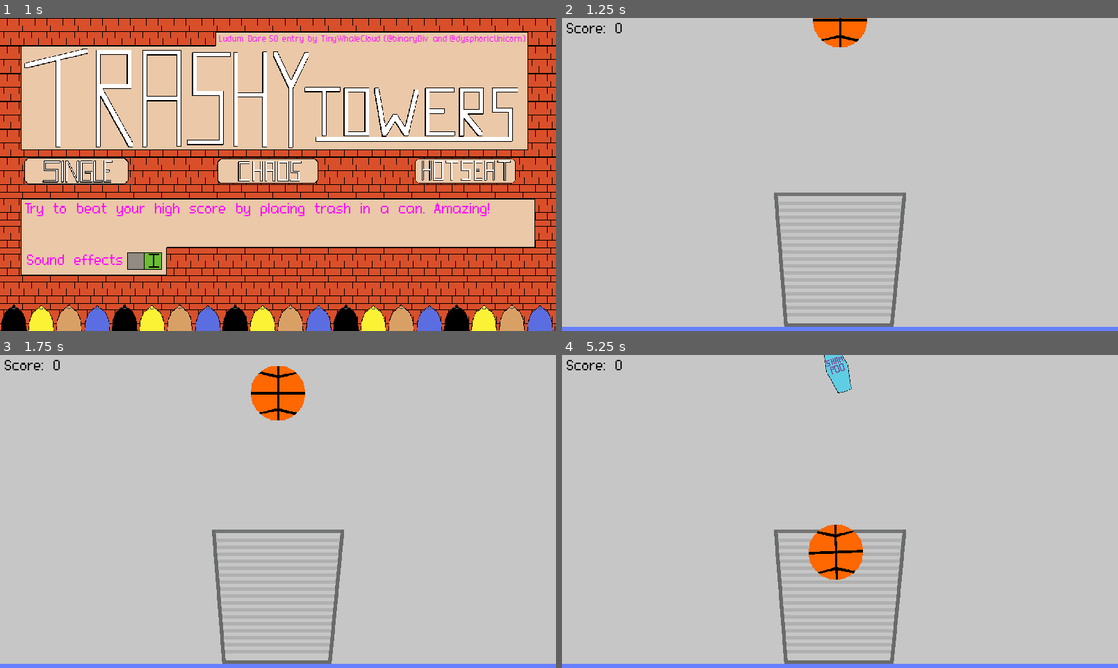
Above: before the commit, frames 1-4 (two rows, left to right).
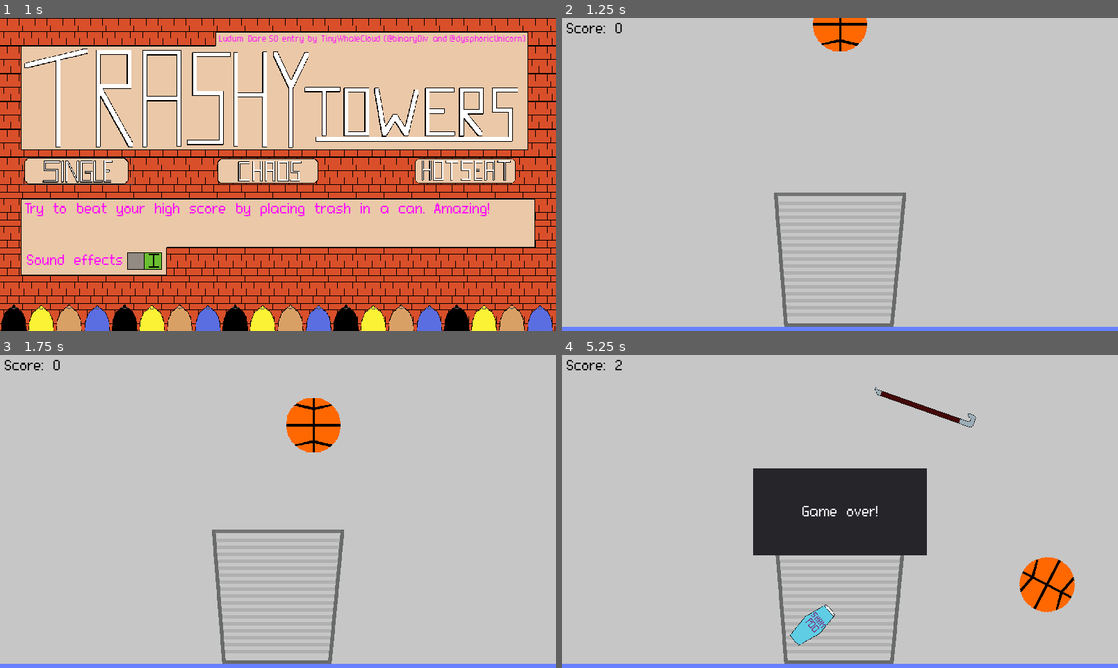
Above: after the commit, the same moments.

Repository: TinyWhaleCloud/ld50-trashytowers
Game: Godot game, scene res://screens/title_screen/TitleScreen.tscn
The game is run twice, just before and just after one commit, with the same random seed, the same clock (stepped at 60 frames per second) and the same inputs. The engine's default icon, where the game draws it, is replaced by a stand-in: a white triangle on a blue panel in a dark square. Sound files missing from this copy of the repository are replaced by a short silence.
Inputs (mouse positions are in pixels of both pictures, inside the frame that each line leads up to):
- Up to frame 1 (1 s): click (77, 171) at 0.5 s
- Up to frame 2 (1.25 s): no input
- Up to frame 3 (1.75 s): move the mouse to (400, 495) at 1.27 s; hold D (player1_right) from 1.28 s (still down); tap Space (player1_drop) at 1.35 s
- Up to frame 4 (5.25 s): move the mouse to (728, 527) at 2.02 s; tap Q (player1_turn_ccw) at 2.1 s; move the mouse to (895, 442) at 2.77 s; release D (player1_right) at 2.78 s; hold A (player1_left) 2.78-3.53 s; hold E (player1_turn_cw) 2.78-3.53 s; move the mouse to (812, 574) at 3.52 s; hold D (player1_right) 3.53-5.03 s; tap Space (player1_drop) at 3.6 s; move the mouse to (1006, 558) at 4.27 s; hold Q (player1_turn_ccw) 4.28-5.03 s; tap 1 (debug_spawn_player) at 4.9 s; move the mouse to (673, 464) at 5.02 s; hold A (player1_left) from 5.03 s (still down); tap E (player1_turn_cw) at 5.1 s

Frame 1 is identical in both runs. In frame 2, 0.4% of the frame differs, in the area x 45-55%, y 0-11%; in frame 3, 2.6%; in frame 4, 12%, in the area x 9-93%, y 0-93%.
Error before the commit: Invalid call. Nonexistent function 'start_control' in base 'Nil'. (res://actors/player/Player.gd:68)

Commit message:
Fix basketball script

Diff:
--- a/src/objects/trash/kinds/basketball/Basketball.tscn
+++ b/src/objects/trash/kinds/basketball/Basketball.tscn
@@ -13,7 +13,6 @@
 [node name="Basketball" instance=ExtResource( 2 )]
 mass = 2.0
 physics_material_override = SubResource( 2 )
-script = null
 
 [node name="Sprite" parent="." index="0"]
 texture = ExtResource( 1 )
--- a/src/screens/main_game/MainGame.gd
+++ b/src/screens/main_game/MainGame.gd
@@ -66,11 +66,11 @@
     new_trash.connect("touched_trash_bin", self, "_on_Trash_touched_trash_bin")
     new_trash.connect("touched_floor", self, "_on_Trash_touched_floor")
 
+    # Add trash to the scene
+    add_child(new_trash)
+
     # Let the player control the trash
     $Player.take_trash(new_trash)
-
-    # Add trash to the scene
-    add_child(new_trash)
 
 # Stop player from controlling objects and show game over screen
 func player_game_over() -> void:
